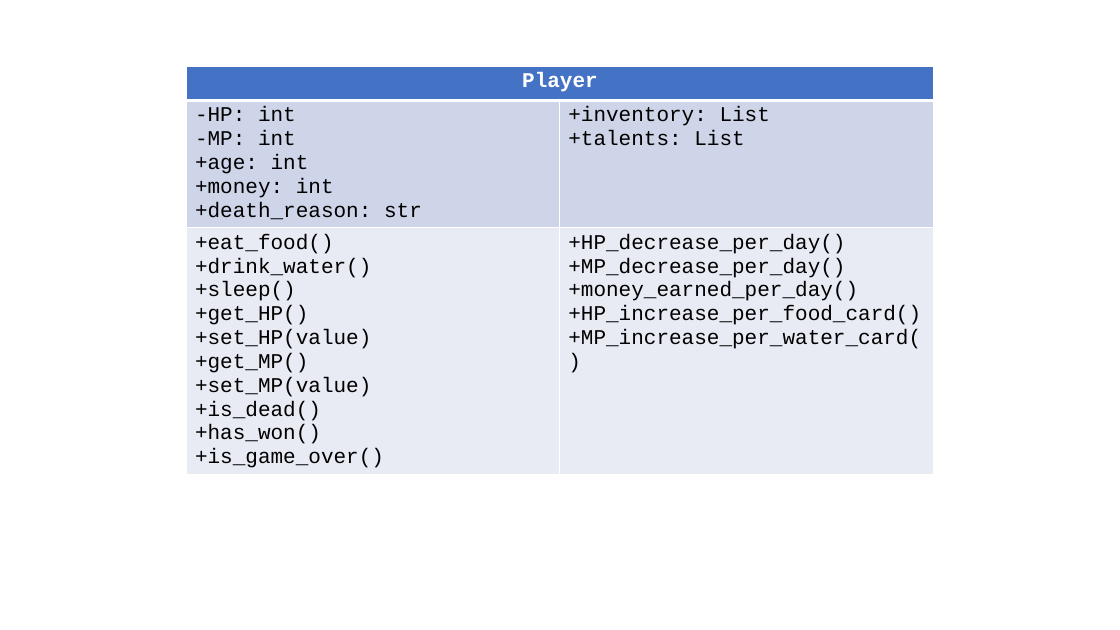
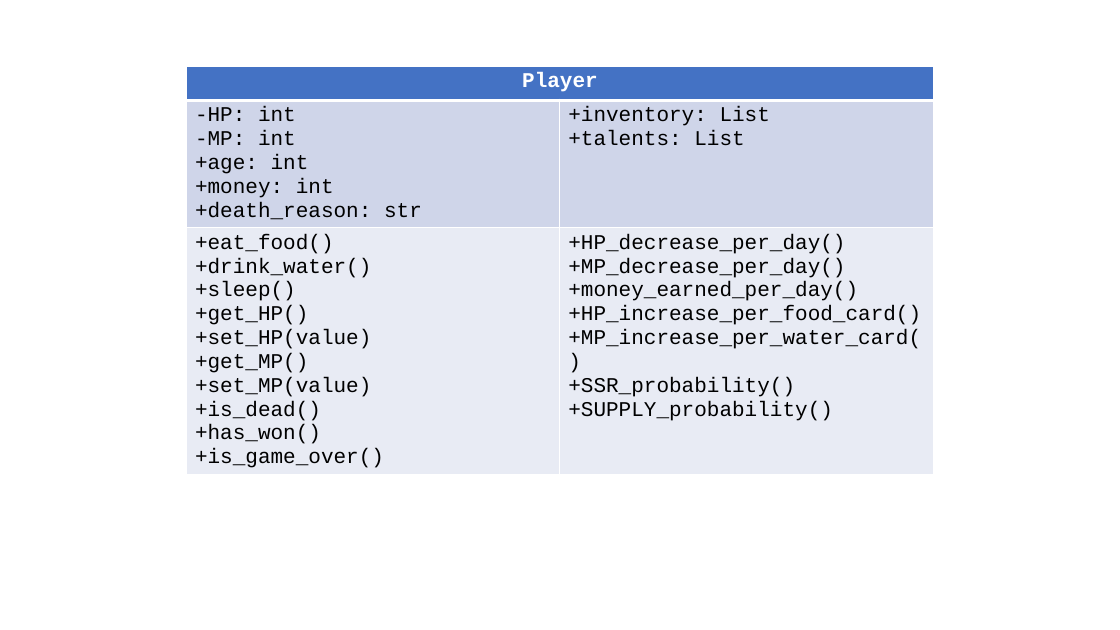
Before and after one commit to wertolf/pygame-boy-advance, a slide deck: slide 4 of docs/UML.pptx. Drawn at 1120x630 pixels with LibreOffice and Linux fonts; fonts in the diff are those of the drawing. Boxes give left, top, right and bottom in pixels: in the first picture for what was removed or moved away, otherwise in the second. Text is boxed around its words. In the diff, an @@ line names an element or a change of style, - is before the commit and + after.

```diff
--- a/docs/UML.pptx
+++ b/docs/UML.pptx
@@ table at [187,66,933,496] @@
-row 3, column 2: +HP_decrease_per_day() / +MP_decrease_per_day() / +money_earned_per_day() / +HP_increase_per_food_card() / +MP_increase_per_water_card()
+row 3, column 2: +HP_decrease_per_day() / +MP_decrease_per_day() / +money_earned_per_day() / +HP_increase_per_food_card() / +MP_increase_per_water_card() / +SSR_probability() / +SUPPLY_probability()
```
Also in this commit, not shown: 2 other slides changed, 15 other files.
